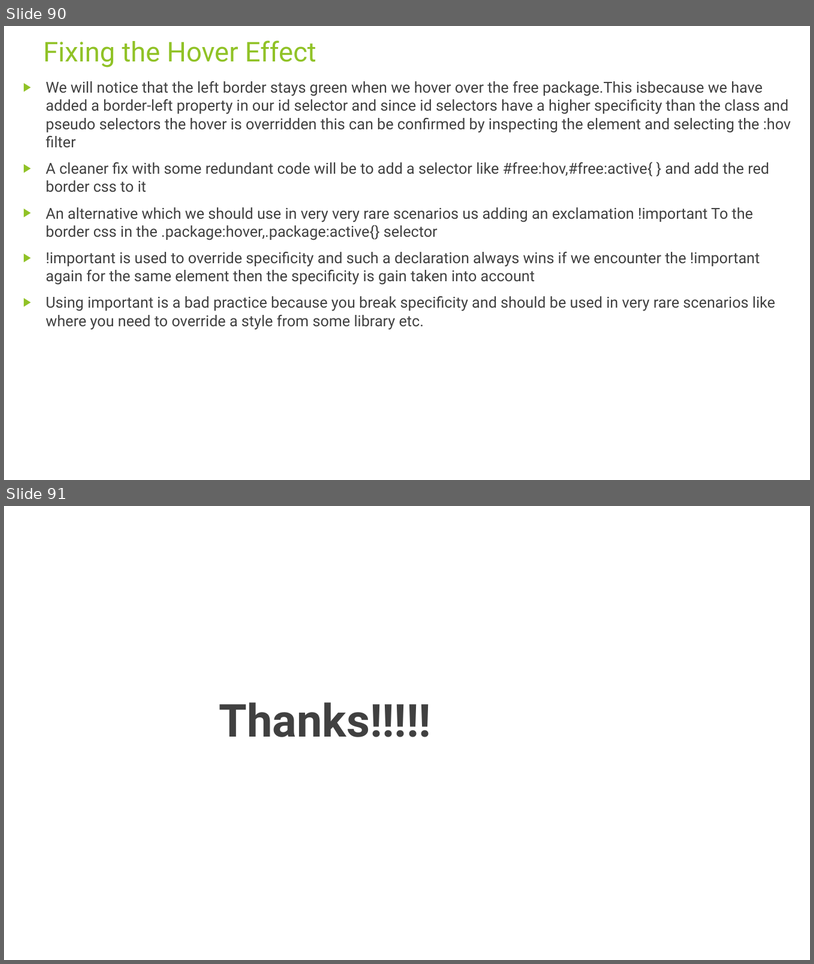
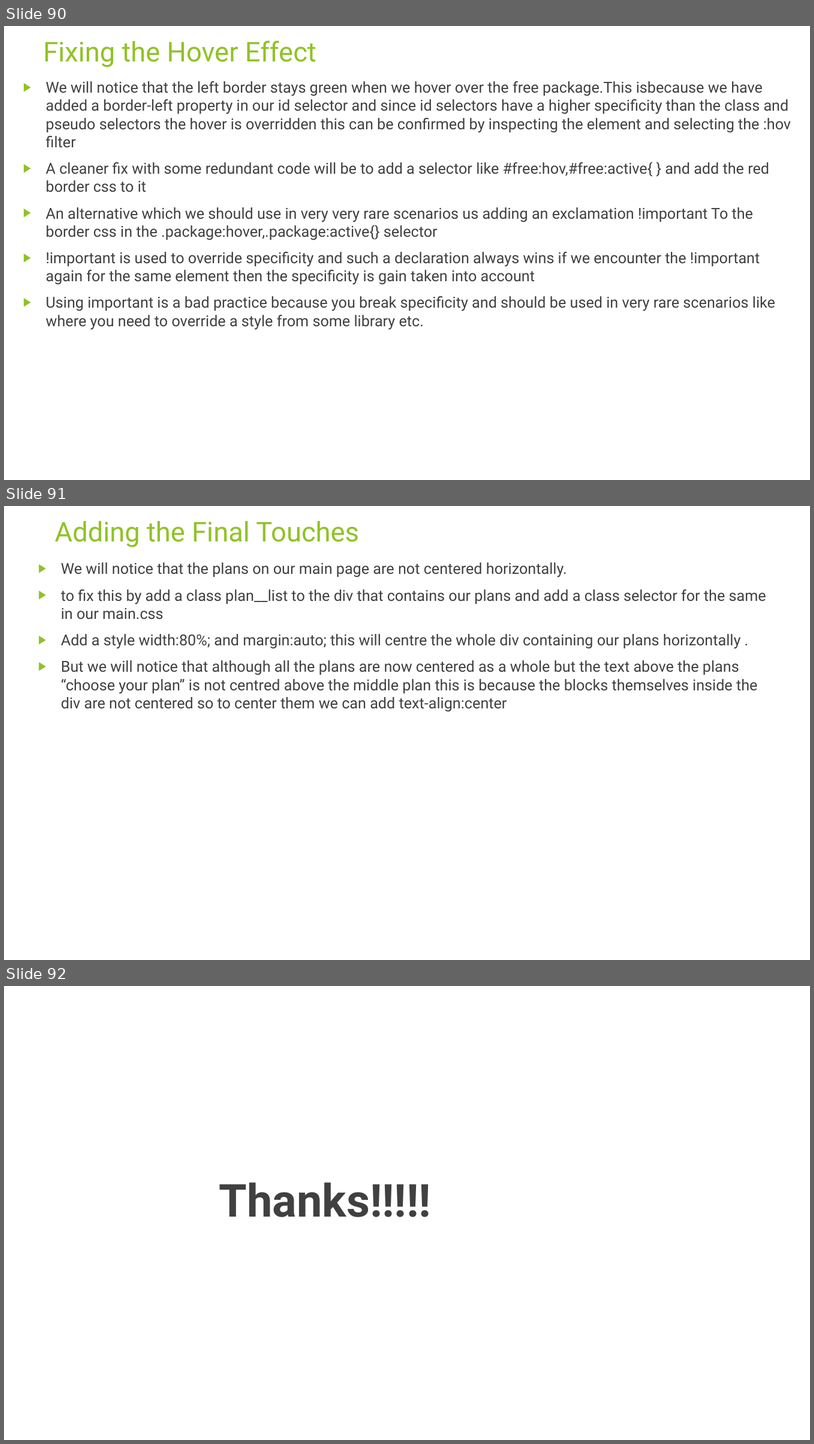
Before and after one commit to rudhrainfogain/CSS, a slide deck: PPT/Css-v5.pptx. Shown one above the other, each under a label of ours: slides 90 and 91 before the commit, slides 90, 91 and 92 after it. The pictures are 814x964 and 814x1444 pixels, drawn with LibreOffice and Linux fonts; fonts in the diff are those of the drawing. Boxes give left, top, right and bottom in pixels: in the first picture for what was removed or moved away, otherwise in the second. Text is boxed around its words. In the diff, an @@ line names an element or a change of style, - is before the commit and + after.

Commit message:
FinalTouches

```diff
--- a/PPT/Css-v5.pptx
+++ b/PPT/Css-v5.pptx
@@ slide 91 added at (4,506,810,960), background #FFFFFF @@
@@ title added at (55,521,359,547), 32.4 pt, text #90C226 @@
+Adding the Final Touches
@@ text added at (61,562,767,712), 18 pt, text #404040 @@
+▶ We will notice that the plans on our main page are not centered horizontally.
+▶ to fix this by add a class plan__list to the div that contains our plans and add a class selector for the same in our main.css
+▶ Add a style width:80%; and margin:auto; this will centre the whole div containing our plans horizontally .
+▶ But we will notice that although all the plans are now centered as a whole but the text above the plans “choose your plan” is not centred above the middle plan this is because the blocks themselves inside the div are not centered so to center them we can add text-align:center
@@ what was slide 91 is now slide 92 @@
```
Also in this commit, not shown: 2 other files.
